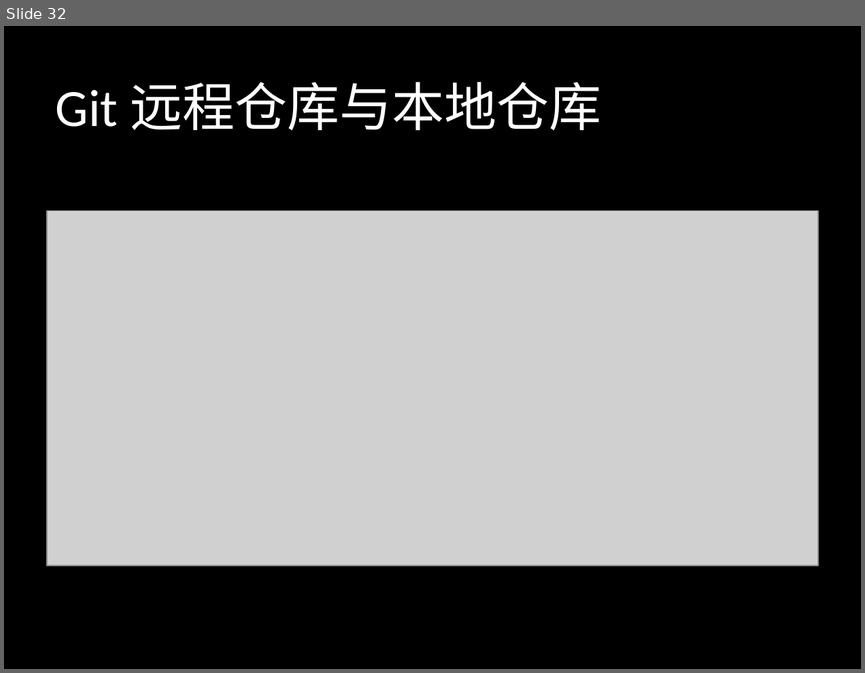
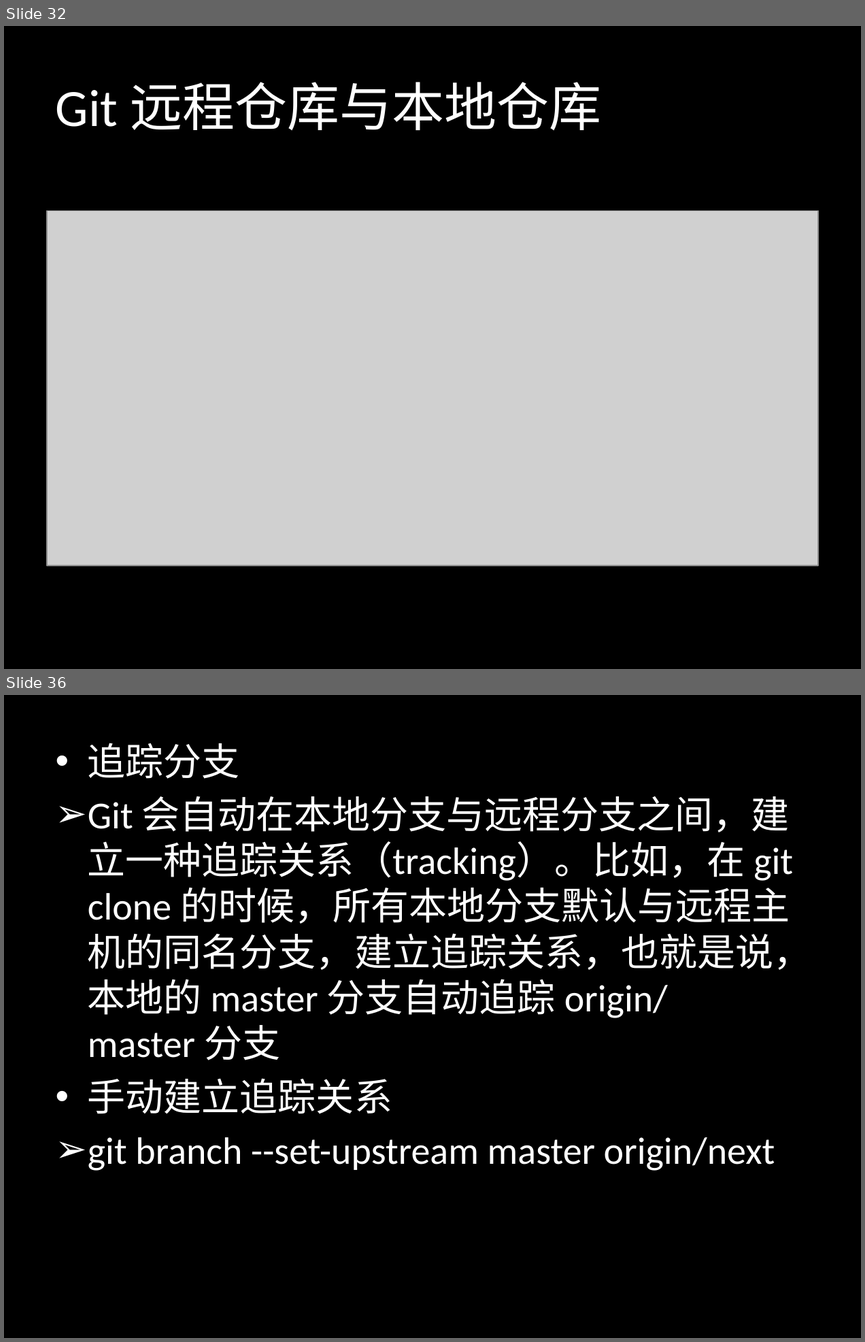
Before and after one commit to sontekliu/git-book, a slide deck: Git.pptx. Shown one above the other, each under a label of ours: slide 32 before the commit, slides 32 and 36 after it; the slides between them are not shown. The pictures are 865x673 and 865x1342 pixels, drawn with LibreOffice and Linux fonts; fonts in the diff are those of the drawing; grey boxes stand for pictures. Boxes give left, top, right and bottom in pixels: in the first picture for what was removed or moved away, otherwise in the second. Text is boxed around its words. In the diff, an @@ line names an element or a change of style, - is before the commit and + after.

```diff
--- a/Git.pptx
+++ b/Git.pptx
@@ slide 36 added at (4,695,861,1338), background #000000 @@
@@ text added at (88,743,811,1170), 32 pt, text #FFFFFF @@
+• 追踪分支
+➢ Git 会自动在本地分支与远程分支之间，建立一种追踪关系（tracking）。比如，在 git clone 的时候，所有本地分支默认与远程主机的同名分支，建立追踪关系，也就是说，本地的 master 分支自动追踪 origin/master 分支
+• 手动建立追踪关系
+➢ git branch --set-upstream master origin/next
```
Also in this commit, not shown: 5 other slides added.
